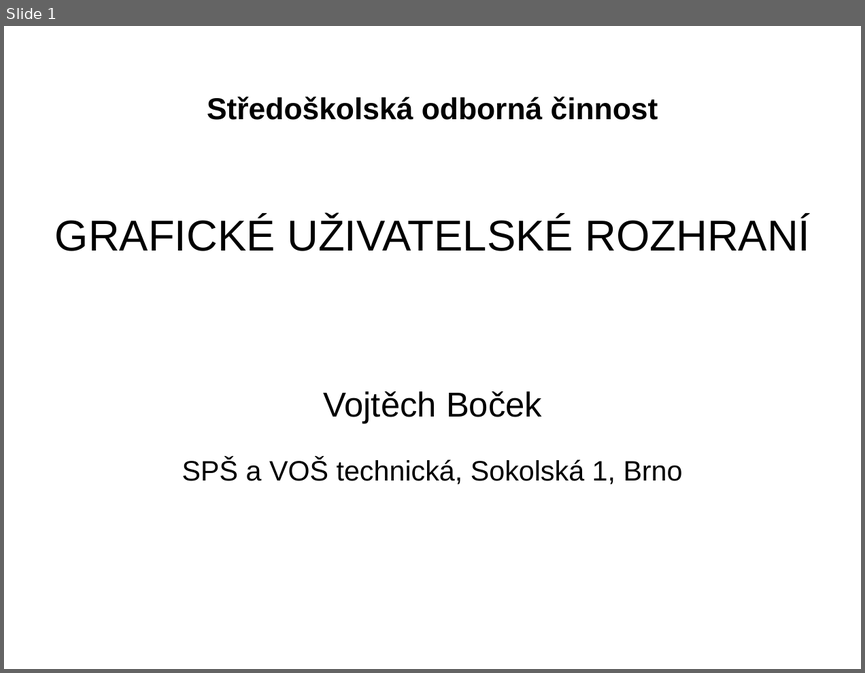
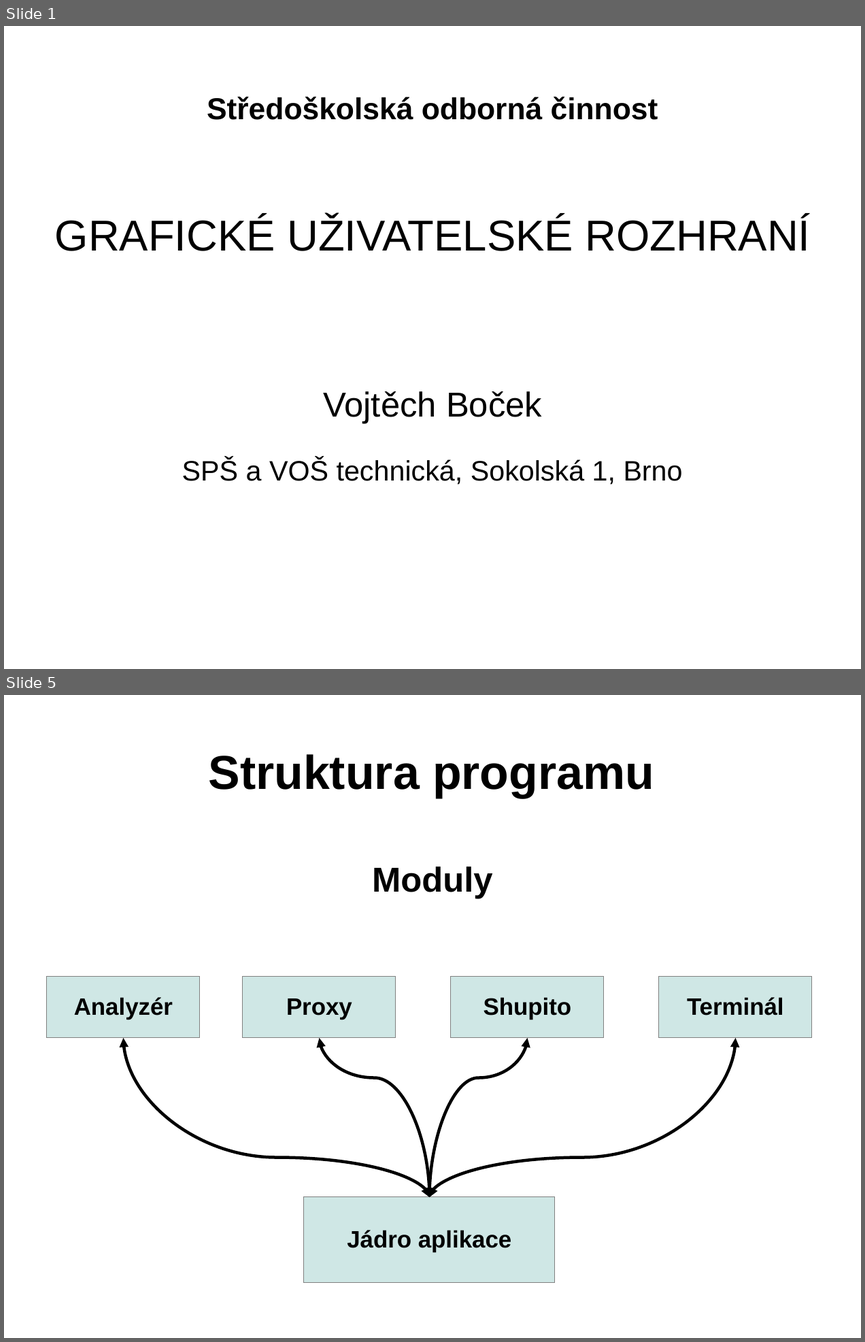
Before and after one commit to Tasssadar/soc, a slide deck: prezentace.odp. Shown one above the other, each under a label of ours: slide 1 before the commit, slides 1 and 5 after it; the slides between them are not shown. The pictures are 865x673 and 865x1342 pixels, drawn with LibreOffice and Linux fonts; fonts in the diff are those of the drawing; background and template pictures are left out. Boxes give left, top, right and bottom in pixels: in the first picture for what was removed or moved away, otherwise in the second. Text is boxed around its words. In the diff, an @@ line names an element or a change of style, - is before the commit and + after.

```diff
--- a/prezentace.odp
+++ b/prezentace.odp
@@ slide 5 added at bbox=[4, 695, 861, 1338], background picture (left out) @@
@@ title added at bbox=[209, 754, 654, 798], 44 pt, text #000000, bold @@
+Struktura programu
@@ text added at bbox=[372, 866, 493, 898], 32 pt, text #000000, bold @@
+Moduly
@@ rectangle added at bbox=[47, 977, 200, 1038], fill #CFE7E5, outline #808080 0 pt, 22 pt, text #000000, bold @@
+Analyzér
@@ rectangle added at bbox=[243, 977, 396, 1038], fill #CFE7E5, outline #808080 0 pt, 22 pt, text #000000, bold @@
+Proxy
@@ rectangle added at bbox=[451, 977, 604, 1038], fill #CFE7E5, outline #808080 0 pt, 22 pt, text #000000, bold @@
+Shupito
@@ rectangle added at bbox=[660, 977, 813, 1038], fill #CFE7E5, outline #808080 0 pt, 22 pt, text #000000, bold @@
+Terminál
@@ curved double arrow added from (429, 1198) to (124, 1038), #000000 2.83 pt @@
@@ curved double arrow added from (320, 1038) to (429, 1198), #000000 2.83 pt @@
@@ curved double arrow added from (527, 1038) to (429, 1198), #000000 2.83 pt @@
@@ curved double arrow added from (429, 1198) to (736, 1038), #000000 2.83 pt @@
@@ rectangle added at bbox=[304, 1198, 555, 1283], fill #CFE7E5, outline #808080 0 pt, 22 pt, text #000000, bold @@
+Jádro aplikace
```
Also in this commit, not shown: 2 slides changed, 1 other slide added, 5 other files.
